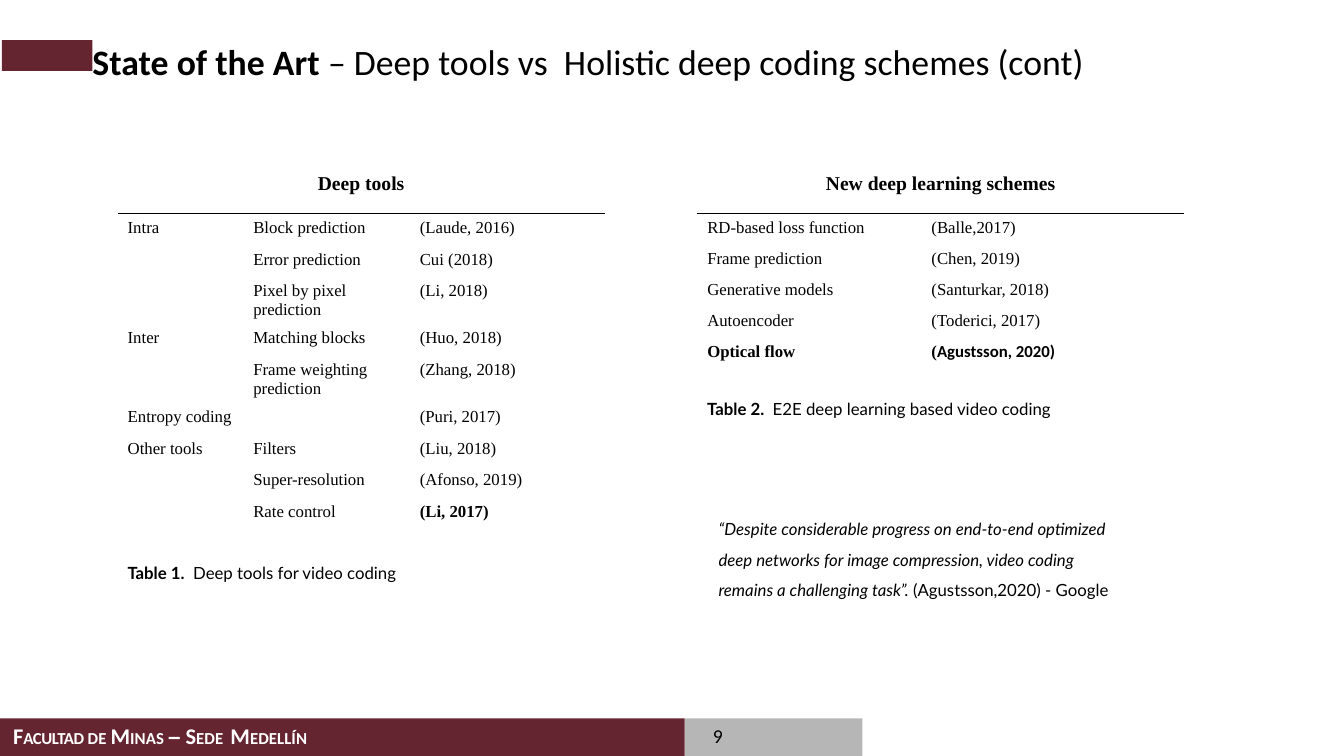
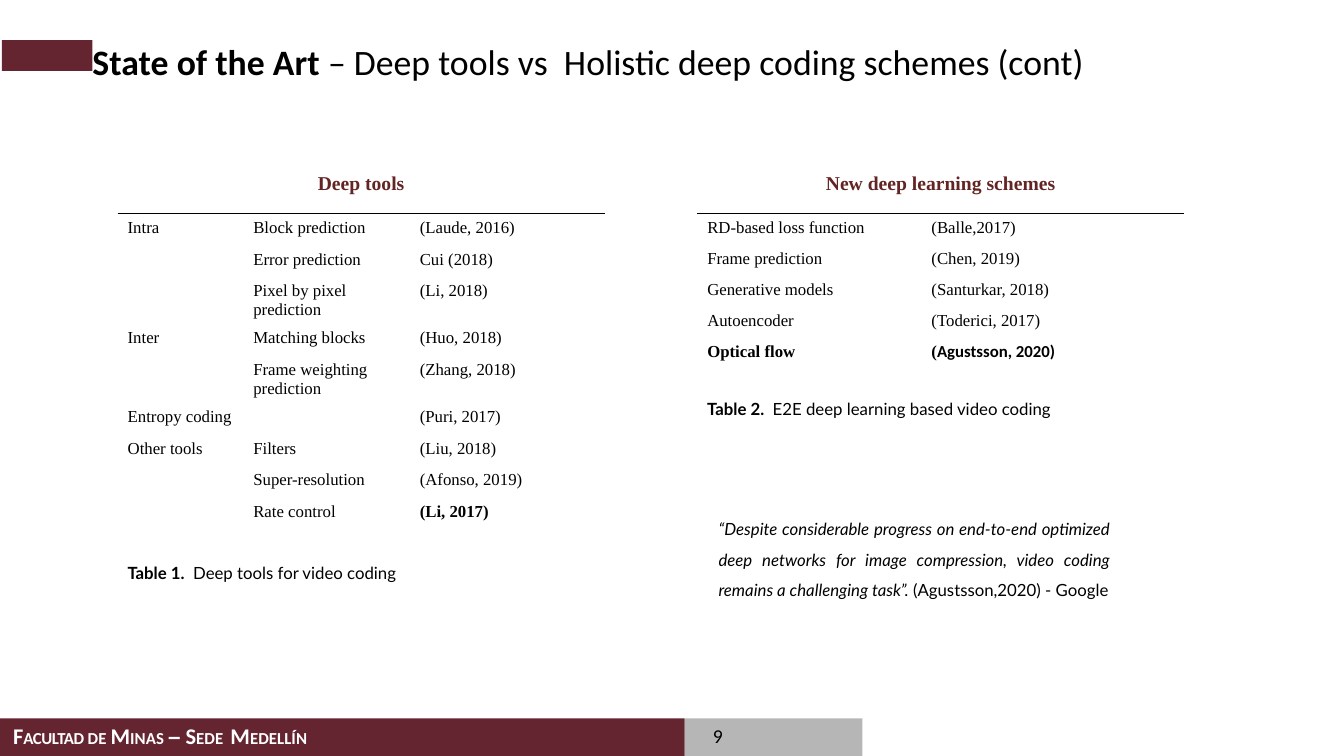
Before and after one commit to casalazarh/Examen-de-Calificacion-2020, a slide deck: slide 9 of presentation/Examen de Calificacion de Doctorado_Carlos_Alberto_Salazar.pptx. Drawn at 1344x756 pixels with LibreOffice and Linux fonts; fonts in the diff are those of the drawing; background and template pictures are left out. Boxes give left, top, right and bottom in pixels: in the first picture for what was removed or moved away, otherwise in the second. Text is boxed around its words. In the diff, an @@ line names an element or a change of style, - is before the commit and + after.

```diff
--- a/presentation/Examen de Calificacion de Doctorado_Carlos_Alberto_Salazar.pptx
+++ b/presentation/Examen de Calificacion de Doctorado_Carlos_Alberto_Salazar.pptx
@@ table at <box>118,168,605,535</box> @@
@@ text colour #000000 to #632523 in "Deep tools" @@
@@ table at <box>698,168,1185,368</box> @@
@@ text colour #000000 to #632523 in "New deep learning schemes" @@
@@ text "“Despite considerable progress on end-to-end ..." at <box>719,522,1110,599</box>: alignment left to justified @@
```
Also in this commit, not shown: 6 other slides changed.
